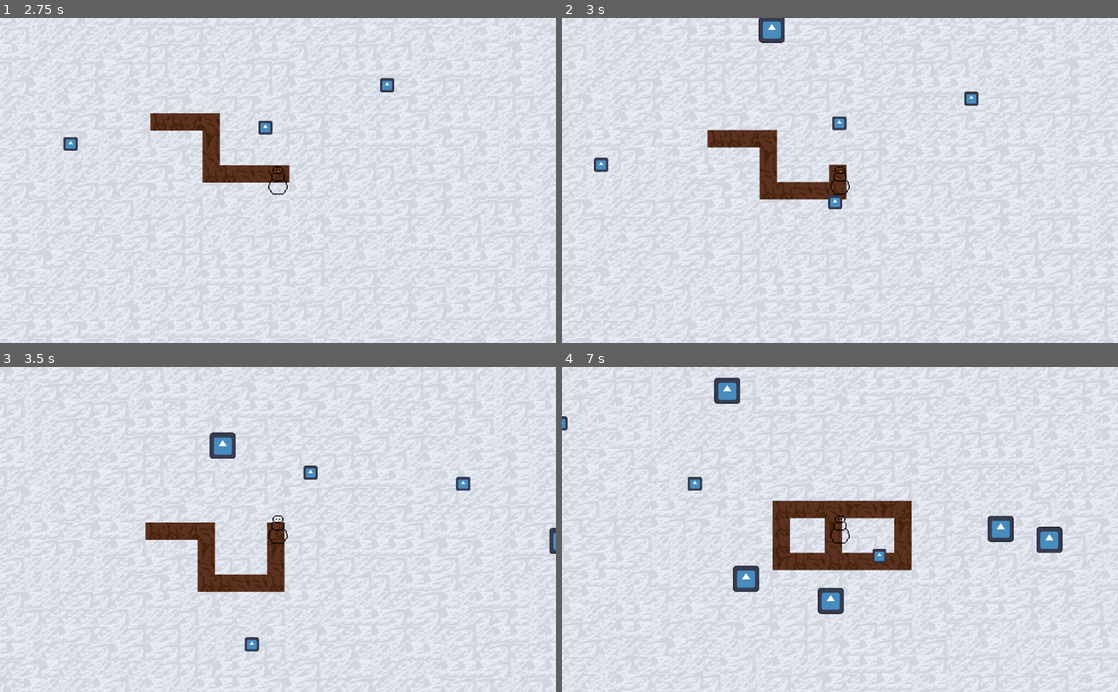
Above: before the commit, frames 1-4 (two rows, left to right).
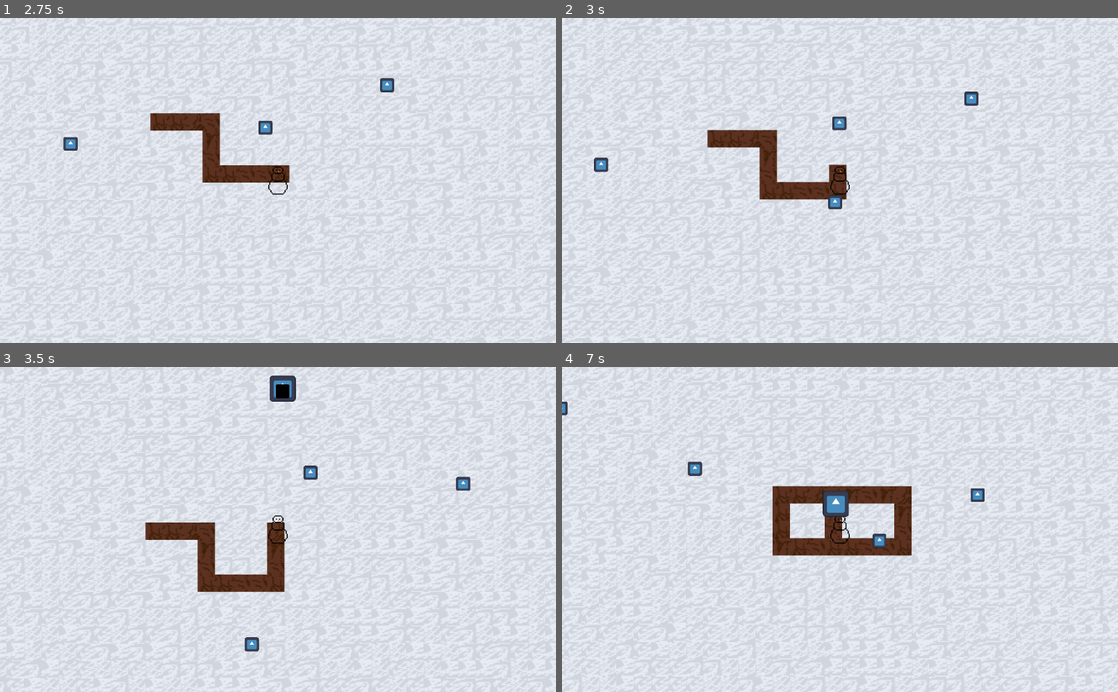
Above: after the commit, the same moments.

Repository: kerstenbr/snowman-survival
Game: Godot game, scene res://scenes/level/level.tscn
The game is run twice, just before and just after one commit, with the same random seed, the same clock (stepped at 60 frames per second) and the same inputs. The engine's default icon, where the game draws it, is replaced by a stand-in: a white triangle on a blue panel in a dark square.
Inputs (mouse positions are in pixels of both pictures, inside the frame that each line leads up to):
- Up to frame 1 (2.75 s): tap Enter at 0.5 s; move the mouse to (400, 164) at 0.52 s; hold D (right) 0.53-1.28 s; click (400, 164) at 0.6 s; move the mouse to (166, 196) at 1.27 s; hold S (down) 1.28-2.03 s; click (166, 196) at 1.35 s; move the mouse to (333, 109) at 2.02 s; hold D (right) from 2.03 s (still down); click (333, 109) at 2.1 s
- Up to frame 2 (3 s): move the mouse to (812, 245) at 2.77 s; release D (right) at 2.78 s; hold W (up) from 2.78 s (still down); click (812, 245) at 2.85 s
- Up to frame 3 (3.5 s): keep holding W (up)
- Up to frame 4 (7 s): move the mouse to (1006, 578) at 3.52 s; release W (up) at 3.53 s; hold A (left) 3.53-5.03 s; click (1006, 578) at 3.6 s; move the mouse to (673, 480) at 4.27 s; click (673, 480) at 4.35 s; move the mouse to (867, 529) at 5.02 s; hold S (down) 5.03-5.78 s; click (867, 529) at 5.1 s; move the mouse to (756, 448) at 5.77 s; hold D (right) 5.78-6.53 s; click (756, 448) at 5.85 s; move the mouse to (962, 513) at 6.52 s; hold W (up) from 6.53 s (still down); click (962, 513) at 6.6 s

Frame 1 is identical in both runs. In frame 2, 0.4% of the frame differs, in the area x 35-41%, y 0-8%; in frame 3, 0.9%; in frame 4, 6.4%, in the area x 0-91%, y 3-77%.

Commit message:
a bala está dando dano várias vezes no player

Diff:
--- a/project.godot
+++ b/project.godot
@@ -29,6 +29,7 @@
 Player=""
 Bullet=""
 Enemy=""
+EnemyBullet=""
 
 [input]
 
--- a/scenes/enemy/enemy.gd
+++ b/scenes/enemy/enemy.gd
@@ -2,8 +2,13 @@
 
 var player_inside_vision: bool = false
 var player: CharacterBody2D
+var can_shoot: bool = true
 
 const SPEED: float = 50.0
+
+const ENEMY_BULLET = preload("res://scenes/enemy_bullet/enemy_bullet.tscn")
+
+@onready var shoot_delay: Timer = $ShootDelay
 
 # Called when the node enters the scene tree for the first time.
 func _ready() -> void:
@@ -11,7 +16,8 @@
 
 # Called every frame. 'delta' is the elapsed time since the previous frame.
 func _process(delta: float) -> void:
-	pass
+	if player_inside_vision == true:
+		shoot()
 
 func _physics_process(delta: float) -> void:
 	if player:
@@ -21,14 +27,27 @@
 
 func _on_shooting_distance_body_entered(body: Node2D) -> void:
 	if body.is_in_group("Player"):
-		if player_inside_vision == false:
-			player_inside_vision = true
+		player_inside_vision = true
 
 func _on_shooting_distance_body_exited(body: Node2D) -> void:
 	if body.is_in_group("Player"):
-		if player_inside_vision == true:
-			player_inside_vision = false
+		player_inside_vision = false
 
 func _on_player_reference_body_entered(body: Node2D) -> void:
 	if body.is_in_group("Player"):
 		player = body
+
+func shoot():
+	if can_shoot == true:
+		var bullet = ENEMY_BULLET.instantiate()
+		bullet.position = global_position
+
+		var direction = (player.global_position - global_position).normalized()
+		bullet.direction = direction
+
+		get_parent().call_deferred("add_child", bullet)
+		can_shoot = false
+		shoot_delay.start()
+
+func _on_shoot_delay_timeout() -> void:
+	can_shoot = true
--- a/scenes/enemy/enemy.tscn
+++ b/scenes/enemy/enemy.tscn
@@ -42,9 +42,14 @@
 scale = Vector2(99, 99)
 shape = SubResource("RectangleShape2D_pvqd7")
 
+[node name="ShootDelay" type="Timer" parent="."]
+wait_time = 5.0
+one_shot = true
+
 [connection signal="area_entered" from="HitBox" to="." method="_on_hit_box_area_entered"]
 [connection signal="body_entered" from="HitBox" to="." method="_on_hit_box_body_entered"]
 [connection signal="body_exited" from="HitBox" to="." method="_on_hit_box_body_exited"]
 [connection signal="body_entered" from="ShootingDistance" to="." method="_on_shooting_distance_body_entered"]
 [connection signal="body_exited" from="ShootingDistance" to="." method="_on_shooting_distance_body_exited"]
 [connection signal="body_entered" from="PlayerReference" to="." method="_on_player_reference_body_entered"]
+[connection signal="timeout" from="ShootDelay" to="." method="_on_shoot_delay_timeout"]
--- /dev/null
+++ b/scenes/enemy_bullet/enemy_bullet.gd
@@ -0,0 +1,22 @@
+extends Area2D
+
+var direction: Vector2 = Vector2.ZERO
+var speed = 100
+
+# Called when the node enters the scene tree for the first time.
+func _ready() -> void:
+	pass # Replace with function body.
+
+func _physics_process(delta):
+	position = position + direction * speed * delta
+
+# Called every frame. 'delta' is the elapsed time since the previous frame.
+func _process(delta: float) -> void:
+	pass
+
+func _on_timer_timeout() -> void:
+	queue_free()
+
+func _on_body_entered(body: Node2D) -> void:
+	if body.is_in_group("Player"):
+		SignalManager.on_player_hit.emit()
--- /dev/null
+++ b/scenes/enemy_bullet/enemy_bullet.tscn
@@ -0,0 +1,25 @@
+[gd_scene load_steps=4 format=3 uid="uid://cj7vr8iof3ri7"]
+
+[ext_resource type="Texture2D" uid="uid://dtxrdpg484lyq" path="res://icon.svg" id="1_2obom"]
+[ext_resource type="Script" path="res://scenes/enemy_bullet/enemy_bullet.gd" id="1_ttspk"]
+
+[sub_resource type="RectangleShape2D" id="RectangleShape2D_dhjts"]
+size = Vector2(12, 12)
+
+[node name="EnemyBullet" type="Area2D" groups=["EnemyBullet"]]
+script = ExtResource("1_ttspk")
+
+[node name="Sprite2D" type="Sprite2D" parent="."]
+modulate = Color(0, 0, 0, 1)
+scale = Vector2(0.1, 0.1)
+texture = ExtResource("1_2obom")
+
+[node name="CollisionShape2D" type="CollisionShape2D" parent="."]
+shape = SubResource("RectangleShape2D_dhjts")
+
+[node name="Timer" type="Timer" parent="."]
+wait_time = 5.0
+autostart = true
+
+[connection signal="body_entered" from="." to="." method="_on_body_entered"]
+[connection signal="timeout" from="Timer" to="." method="_on_timer_timeout"]
--- a/scenes/enemy_spawner/enemy_spawner.gd
+++ b/scenes/enemy_spawner/enemy_spawner.gd
@@ -17,4 +17,3 @@
 
 	enemy.global_position = spawn.global_position
 	container.add_child(enemy)
-	print("Inimigo Criado")
--- a/scenes/enemy_spawner/enemy_spawner.tscn
+++ b/scenes/enemy_spawner/enemy_spawner.tscn
@@ -42,6 +42,7 @@
 position = Vector2(593, 496)
 
 [node name="Timer" type="Timer" parent="."]
+wait_time = 3.0
 autostart = true
 
 [connection signal="timeout" from="Timer" to="." method="_on_timer_timeout"]
--- a/scenes/player/player.gd
+++ b/scenes/player/player.gd
@@ -6,6 +6,9 @@
 
 @onready var snow: TileMapLayer = $"../Floor/Snow"
 const BULLET = preload("res://scenes/bullet/bullet.tscn")
+
+func _ready() -> void:
+	SignalManager.on_player_hit.connect(damage_taken)
 
 func _process(delta: float) -> void:
 	if Input.is_action_just_pressed("shoot"):
@@ -23,9 +26,7 @@
 	scale.x = scale.x - 0.1
 	scale.y = scale.y - 0.1
 
-	#print(scale)
-
-	if scale < Vector2(0.5, 0.5):
+	if scale < Vector2(0.1, 0.1):
 		die()
 
 func shoot() -> void:
@@ -37,6 +38,10 @@
 func die() -> void:
 	SignalManager.on_player_died.emit()
 
+func damage_taken() -> void:
+	print("ouch")
+	scale = scale - Vector2(0.5, 0.5)
+
 func _on_timer_timeout() -> void:
 	#defrosting()
 	pass
--- a/singletons/signal_manager.gd
+++ b/singletons/signal_manager.gd
@@ -1,3 +1,4 @@
 extends Node
 
 signal on_player_died
+signal on_player_hit
